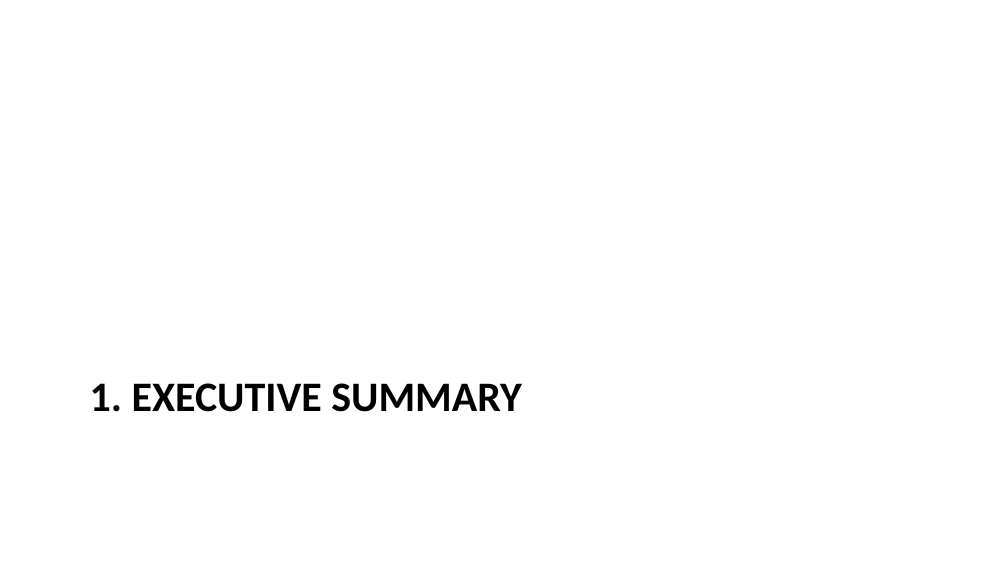
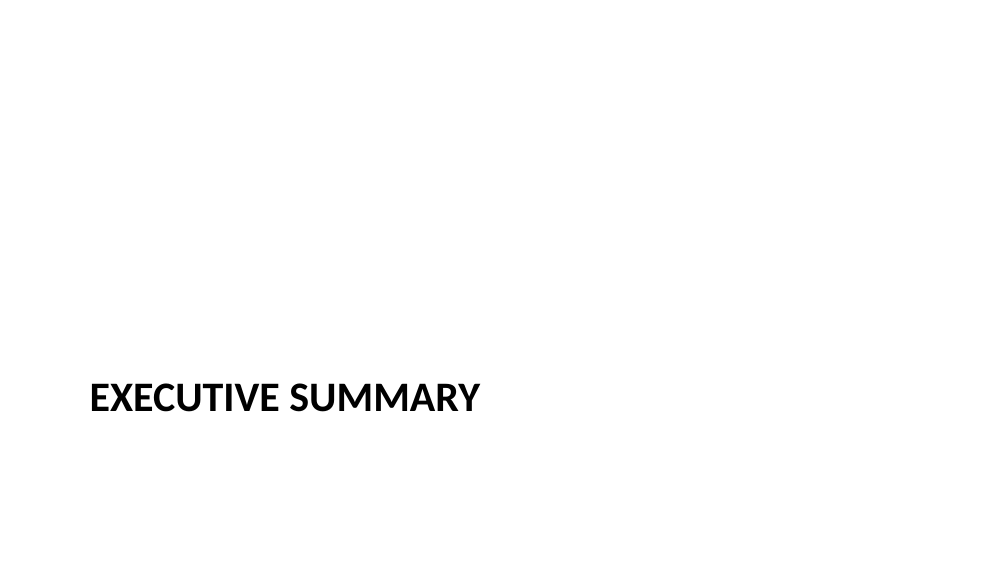
Before and after one commit to igor-kan/quarto-writing, a slide deck: slide 2 of posts/aurora_internal_ai_assistant_proposal_slides.pptx. Drawn at 1008x567 pixels with LibreOffice and Linux fonts; fonts in the diff are those of the drawing. Boxes give left, top, right and bottom in pixels: in the first picture for what was removed or moved away, otherwise in the second. Text is boxed around its words. In the diff, an @@ line names an element or a change of style, - is before the commit and + after.

```diff
--- a/posts/aurora_internal_ai_assistant_proposal_slides.pptx
+++ b/posts/aurora_internal_ai_assistant_proposal_slides.pptx
@@ title at [90, 383, 480, 412]: text changed @@
-1. EXECUTIVE SUMMARY
+EXECUTIVE SUMMARY
```
Also in this commit, not shown: 19 other slides changed, 3 other files.
